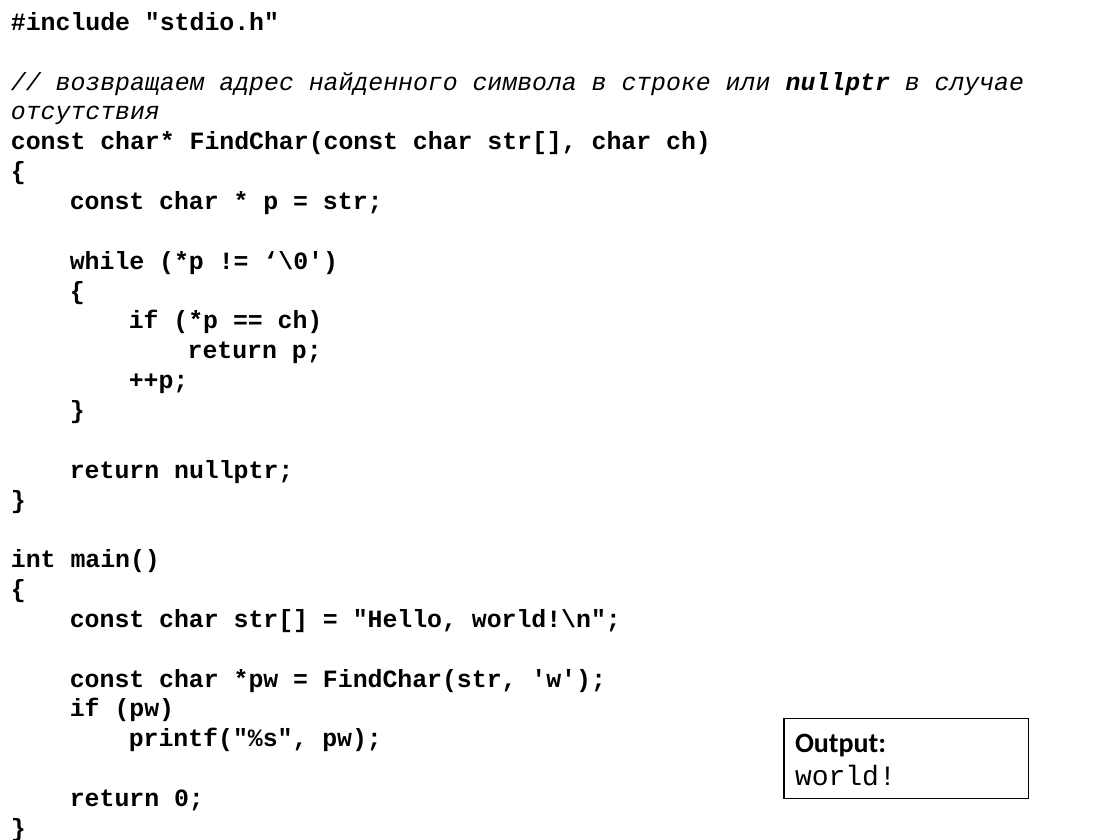
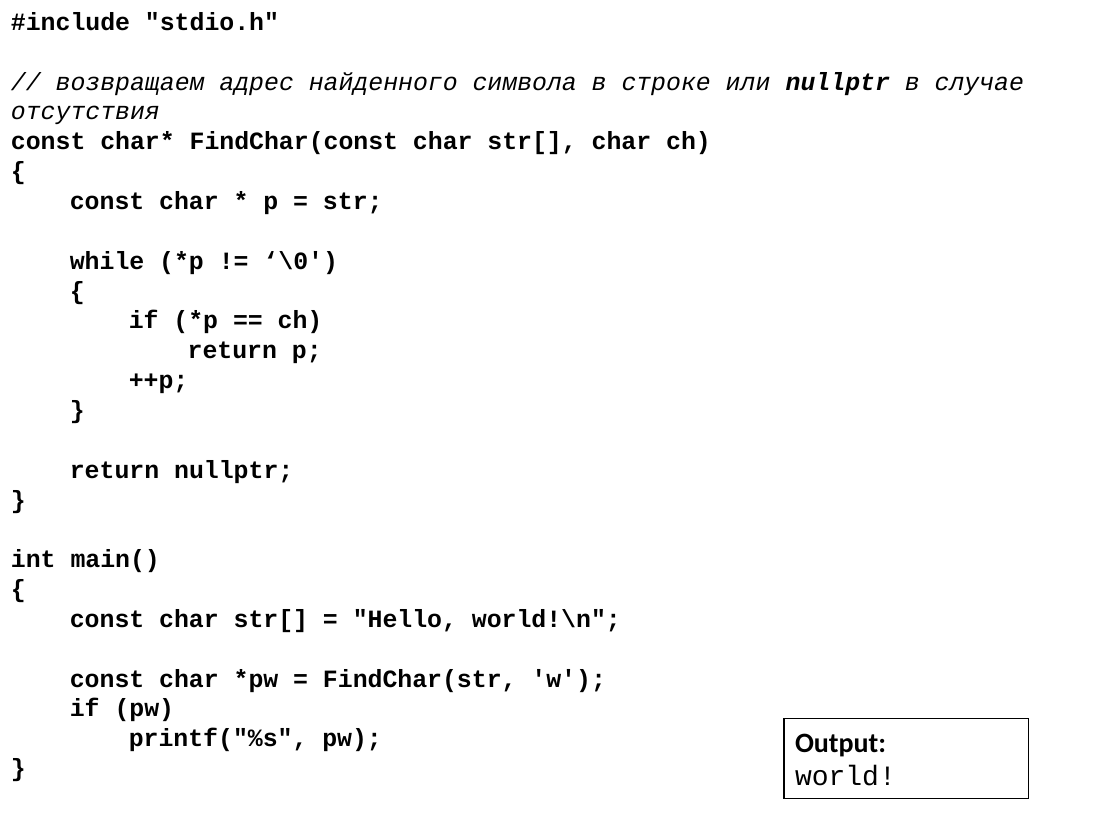
Before and after one commit to alexey-malov/oop, a slide deck: slide 225 of lectures/01/Синтаксис C++.pptx. Drawn at 1120x840 pixels with LibreOffice and Linux fonts; fonts in the diff are those of the drawing. Boxes give left, top, right and bottom in pixels: in the first picture for what was removed or moved away, otherwise in the second. Text is boxed around its words. In the diff, an @@ line names an element or a change of style, - is before the commit and + after.

```diff
--- a/lectures/01/Синтаксис C++.pptx
+++ b/lectures/01/Синтаксис C++.pptx
@@ text "#include "stdio.h"": place and size @@
-text "#include "stdio.h"" at (0, 0, 1120, 840)
+text "#include "stdio.h"" at (11, 12, 1024, 751)
@@ text at (70, 789, 204, 811): paragraph removed @@
-return 0;
```
Also in this commit, not shown: 2 other slides changed, 1 slide removed, 1 other file.
